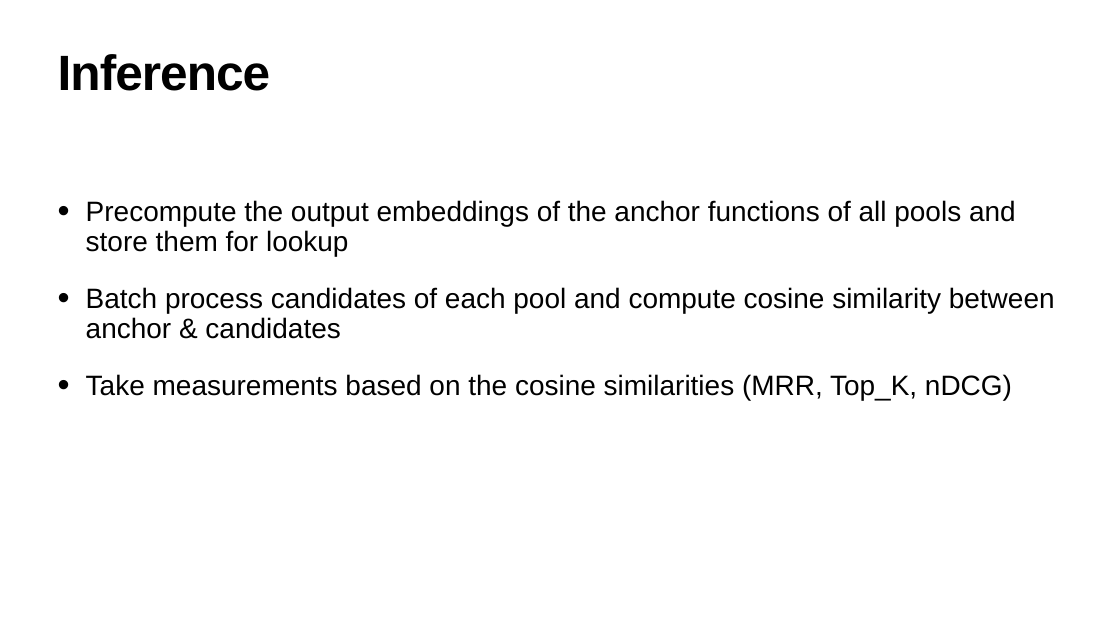
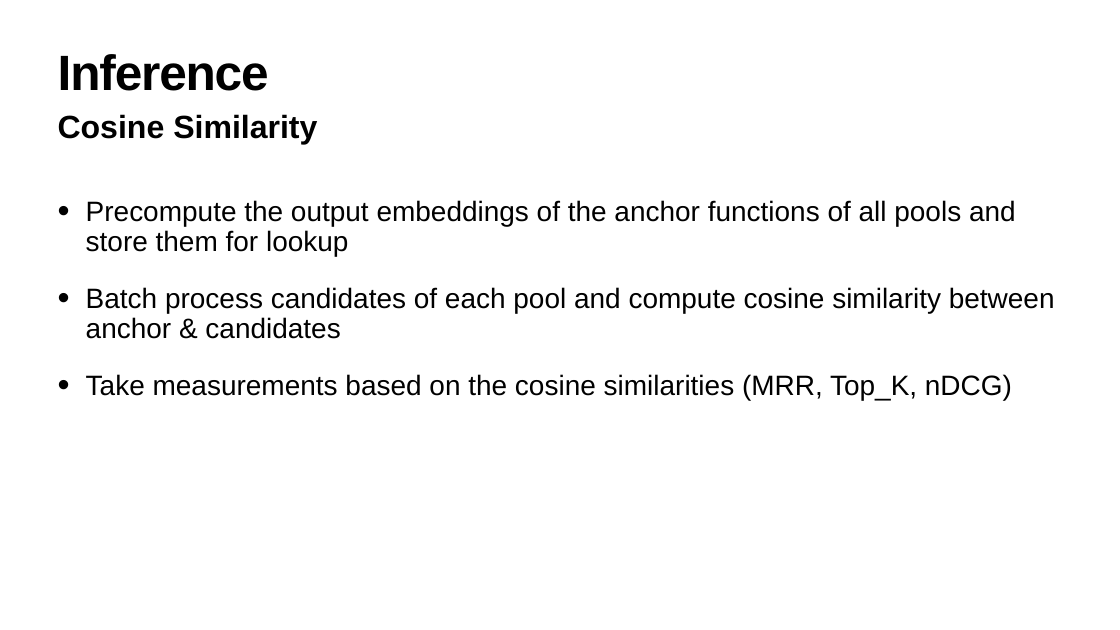
Before and after one commit to julig3ccd/BinAI, a slide deck: slide 5 of presentation/final_presentation.pptx (slide 7 before the commit). Drawn at 1120x630 pixels with LibreOffice and Linux fonts; fonts in the diff are those of the drawing. Boxes give left, top, right and bottom in pixels: in the first picture for what was removed or moved away, otherwise in the second. Text is boxed around its words. In the diff, an @@ line names an element or a change of style, - is before the commit and + after.

```diff
--- a/presentation/final_presentation.pptx
+++ b/presentation/final_presentation.pptx
@@ title "Inference" at bbox=[58, 54, 269, 91]: letter spacing -1.7 to -2 pt @@
@@ text added at bbox=[58, 114, 317, 145], 55 pt, text #000000, bold @@
+Cosine Similarity
```
Also in this commit, not shown: 8 other slides changed.
